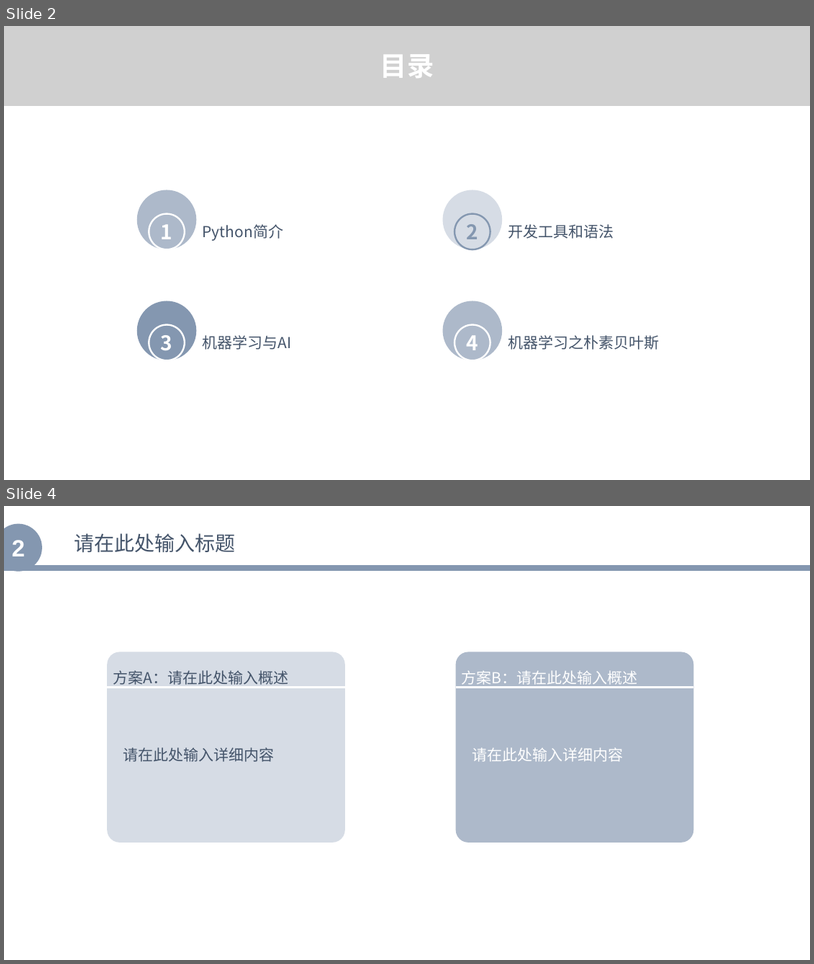
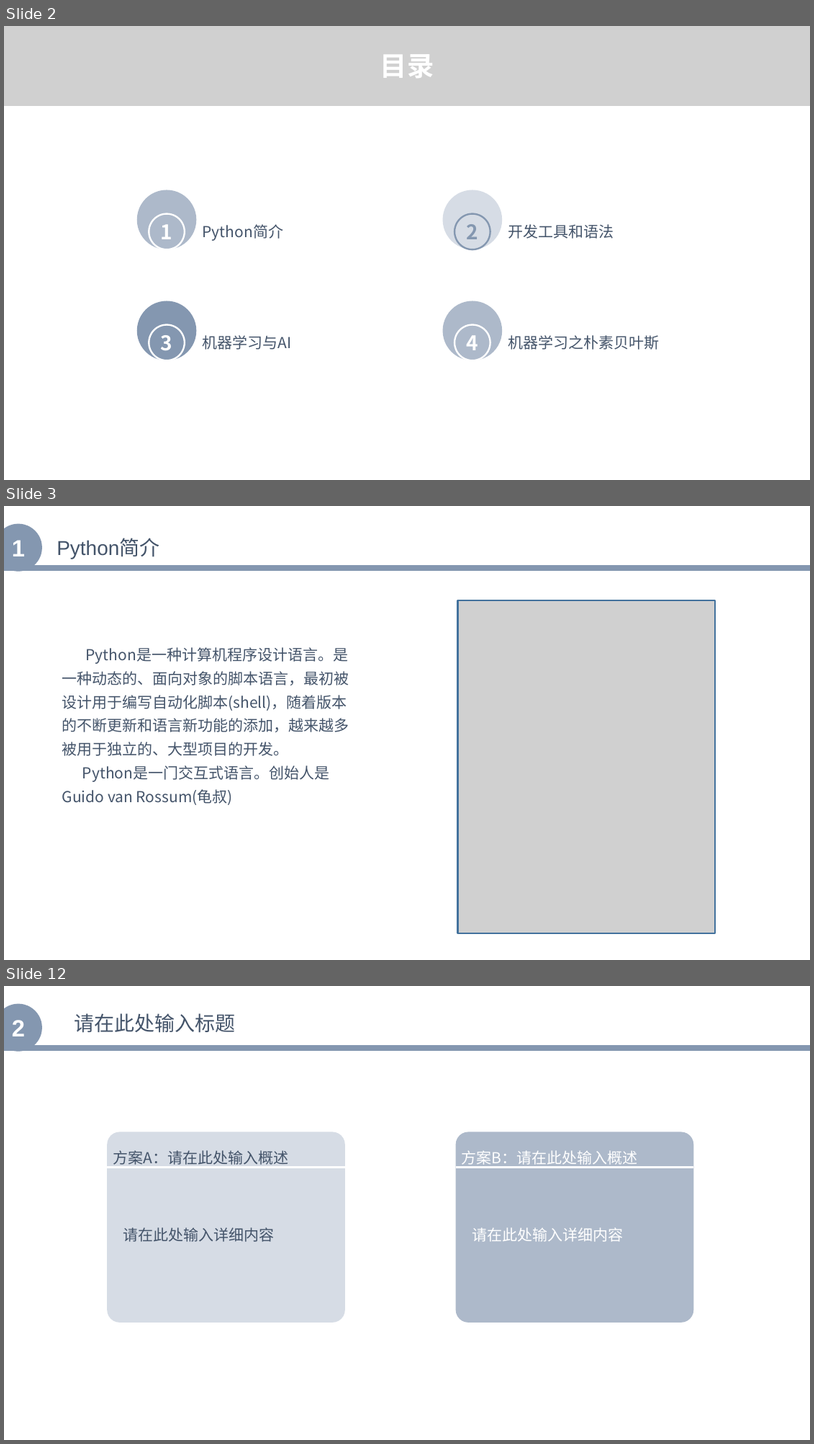
Before and after one commit to zhenglibins/python, a slide deck: python资料/Python与机器学习入门.pptx. Shown one above the other, each under a label of ours: slides 2 and 4 before the commit, slides 2, 3 and 12 after it; the slides between them are not shown. The pictures are 814x964 and 814x1444 pixels, drawn with LibreOffice and Linux fonts; fonts in the diff are those of the drawing; grey boxes stand for pictures. Boxes give left, top, right and bottom in pixels: in the first picture for what was removed or moved away, otherwise in the second. Text is boxed around its words. In the diff, an @@ line names an element or a change of style, - is before the commit and + after.

```diff
--- a/python资料/Python与机器学习入门.pptx
+++ b/python资料/Python与机器学习入门.pptx
@@ slide 3 added at (4,506,810,960), background #FFFFFF @@
@@ ellipse added at (4,523,42,572), fill #8497B0, 28 pt, text #FFFFFF, bold @@
+1
@@ text added at (57,539,160,559), 24 pt, text #44546A @@
+Python简介
@@ line added from (4, 568) to (810, 568), #8497B0 7 pt @@
@@ picture added at (458,600,715,933) @@
@@ text added at (62,647,350,805), 18 pt, text #44546A @@
+Python是一种计算机程序设计语言。是一种动态的、面向对象的脚本语言，最初被设计用于编写自动化脚本(shell)，随着版本的不断更新和语言新功能的添加，越来越多被用于独立的、大型项目的开发。
+Python是一门交互式语言。创始人是Guido van Rossum(龟叔)
@@ what was slide 4 is now slide 12 @@
```
Also in this commit, not shown: 8 other slides added, 1 slide removed, 1 other file.
